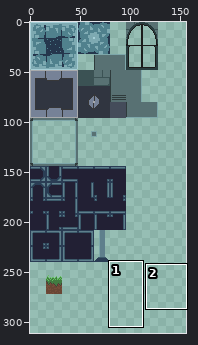
Two states of a sprite sheet, Game/Content/Tilesets/terrain16.png. The first picture is a wide view before the edit; the outline marks the close-up.
Close-up. Before the commit:
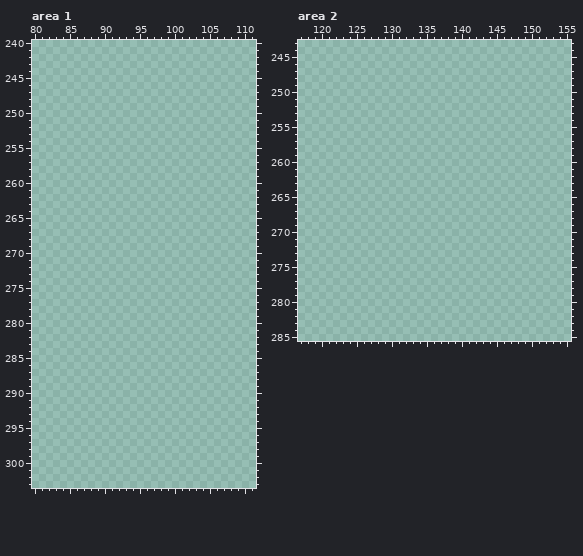
The file is 512x512 pixels. Colours within 5 levels of each other are drawn and written as one. Shown: area 1: x 80..111, y 240..303; area 2: x 117..155, y 243..285. The wide view leaves out empty margins. The commit also changed other parts of the picture, which this record leaves out.
Palette (. is transparent): 
The result:
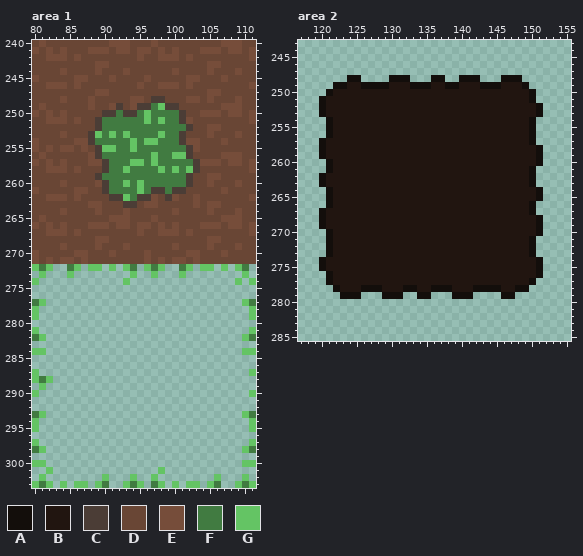
Colours new in this view: A #130e0b  B #211510  C #4b3d36  D #694635  E #764d3a  F #417b41  G #64c464
What changed:
Changed rows in their new state; - is an unchanged pixel.
Area 1:
first column x 80:
240 DEDDDDDDDDDEEEDDDEDDDDDDDDDEEEDD
241 EDEDEDDDEEEDEEDEEDEDEDDDEEEDEEDE
242 DDEEEDEDDDDDDDDEDDEEEDEDDDDDDDDE
243 DDDDDDDDDEEDDDDDDDDDDDDDDEEDDDDD
244 DDDDEDDDDEDDDEDDDDDDEDDDDEDDDEDD
245 EDDDDDEEDDDEDDDDEDDDDDEEDDDEDDDD
246 DDEEEDEDDDDDDDDEDDEEEDEDDDDDDDDE
247 DDDDDDDDDEEDDDDDDDDDDDDDDEEDDDDD
248 DDDDEDDDEDDDDDEEDCCDDDEEDEDDDEDD
249 DEDDDDDDEDDECDECCFGCCDDDDDDEEEDD
250 EDEDEDDDDDCCFCCFGFFFFCDDEEEDEEDE
251 DDEEEDEDDCFFFFFFGFGFFCEDDDDDDDDE
252 DDDDDDDDDCFFFFFFFFFFFFCDDEEDDDDD
253 DDDDEDDDCGFGFGFFFFGFFCDDDEDDDEDD
254 EDDDDDEECFFFFFGFGGFFFCEEDDDEDDDD
255 EDEDEEDEDCGGFFGFFFFFFFCEDDDDDDDD
256 DEDDDDDDECFFFFFFFGFFGGCDDDDEEEDD
257 EDEDEDDDEECFFFGGFGFFFFFCEEEDEEDE
258 DDEEEDEDDDCFFGFFFFGFGFGCDDDDDDDE
259 DDDDDDDDDCFFFFFFFFFFFFCDDEEDDDDD
260 DDDDEDDDDECFFGFGFFFFFFCDDEDDDEDD
261 EDDDDDEEDDCFFFFGFCCFCCDDDDDEDDDD
262 DDEEEDEDDDDCCGFCCEDCEDDEDDDDDDDE
263 DDDDDDDDEEDDDCCDEEDDDDDEDEEDDDDD
264 DDDDEDDDDEDDDEDDDDDDEDDDDEDDDEDD
265 DEDDDDDDDDDEEEDDDEDDDDDDDDDEEEDD
266 EDEDEDDDEEEDEEDEEDEDEDDDEEEDEEDE
267 DDEEEDEDDDDDDDDEDDEEEDEDDDDDDDDE
268 DDDDDDDDDEEDDDDDDDDDDDDDDEEDDDDD
269 DDDDEDDDDEDDDEDDDDDDEDDDDEDDDEDD
270 EDDDDDEEDDDEDDDDEDDDDDEEDDDEDDDD
271 EDEDEEDEDDDDDDDDEDEDEEDEDDDDDDDD
272 GFG--FG-GG-G-GF-GFG--FG-GG-G-GF-
273 -G---G--------G--G---G--------G-
274 G------------G---------------G-G
277 FG----------------------------GF
278 G------------------------------G
279 G------------------------------G
281 G------------------------------G
282 FG----------------------------GF
284 GG----------------------------GG
287 G------------------------------G
288 GFG-----------------------------
289 -G------------------------------
290 G------------------------------G
293 FG----------------------------GF
294 G------------------------------G
295 G------------------------------G
297 G------------------------------G
298 FG----------------------------GF
300 GG----------------------------GG
301 --G---------------G-------------
302 -G--------G---G--G--------G---G-
303 GFG-G-GG-GF--GFG-FG-G-GG-GF--GFG
Area 2:
first column x 120:
248 ----AA----AAA---AA--AAA---AAA---
249 --AABBAAAABBBAAABBAABBBAAABBBA--
250 -ABBBBBBBBBBBBBBBBBBBBBBBBBBBBA-
251 ABBBBBBBBBBBBBBBBBBBBBBBBBBBBBA-
252 ABBBBBBBBBBBBBBBBBBBBBBBBBBBBBBA
253 ABBBBBBBBBBBBBBBBBBBBBBBBBBBBBBA
254 -ABBBBBBBBBBBBBBBBBBBBBBBBBBBBA-
255 -ABBBBBBBBBBBBBBBBBBBBBBBBBBBBA-
256 -ABBBBBBBBBBBBBBBBBBBBBBBBBBBBA-
257 ABBBBBBBBBBBBBBBBBBBBBBBBBBBBBA-
258 ABBBBBBBBBBBBBBBBBBBBBBBBBBBBBBA
259 ABBBBBBBBBBBBBBBBBBBBBBBBBBBBBBA
260 -ABBBBBBBBBBBBBBBBBBBBBBBBBBBBBA
261 -ABBBBBBBBBBBBBBBBBBBBBBBBBBBBA-
262 ABBBBBBBBBBBBBBBBBBBBBBBBBBBBBA-
263 ABBBBBBBBBBBBBBBBBBBBBBBBBBBBBA-
264 -ABBBBBBBBBBBBBBBBBBBBBBBBBBBBBA
265 -ABBBBBBBBBBBBBBBBBBBBBBBBBBBBBA
266 -ABBBBBBBBBBBBBBBBBBBBBBBBBBBBA-
267 ABBBBBBBBBBBBBBBBBBBBBBBBBBBBBA-
268 ABBBBBBBBBBBBBBBBBBBBBBBBBBBBBBA
269 ABBBBBBBBBBBBBBBBBBBBBBBBBBBBBBA
270 -ABBBBBBBBBBBBBBBBBBBBBBBBBBBBBA
271 -ABBBBBBBBBBBBBBBBBBBBBBBBBBBBA-
272 -ABBBBBBBBBBBBBBBBBBBBBBBBBBBBA-
273 -ABBBBBBBBBBBBBBBBBBBBBBBBBBBBA-
274 ABBBBBBBBBBBBBBBBBBBBBBBBBBBBBBA
275 ABBBBBBBBBBBBBBBBBBBBBBBBBBBBBBA
276 -ABBBBBBBBBBBBBBBBBBBBBBBBBBBBBA
277 -ABBBBBBBBBBBBBBBBBBBBBBBBBBBBA-
278 --ABBBAAABBBAABBAAABBBAAAABBAA--
279 ---AAA---AAA--AA---AAA----AA----
